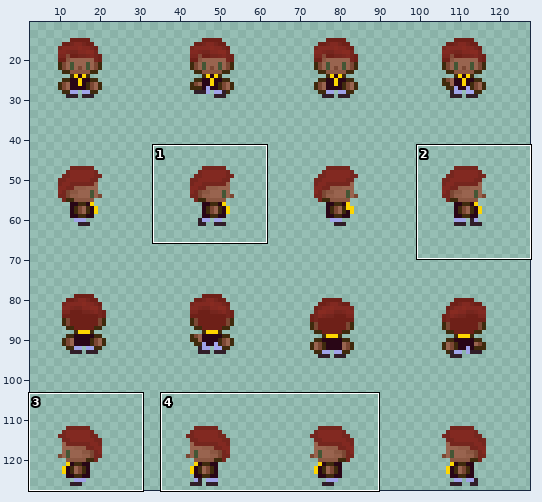
File history of a sprite sheet, images/characters/icons/hero_1.png. Above: a wide view before the commit, with the close-up outlined.
Close-up. The starting point:
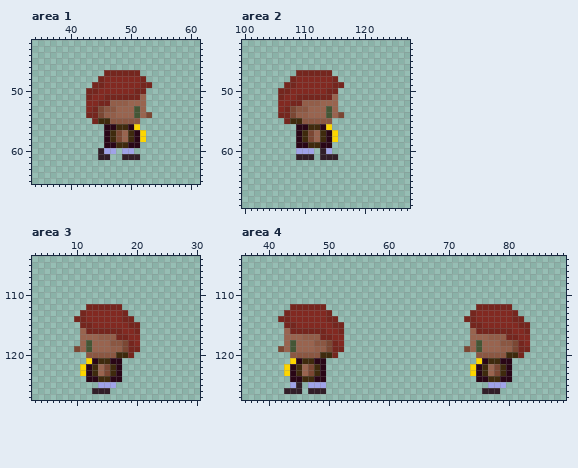
The file is 128x128 pixels. Pixels under 10% opacity are left out. Colours within 5 levels of each other are drawn and written as one. Shown: area 1: x 34..61, y 42..65; area 2: x 100..127, y 42..69; area 3: x 3..30, y 104..127; area 4: x 36..89, y 104..127. The wide view leaves out empty margins. The commit also changed other parts of the picture, which this record leaves out.
The result:
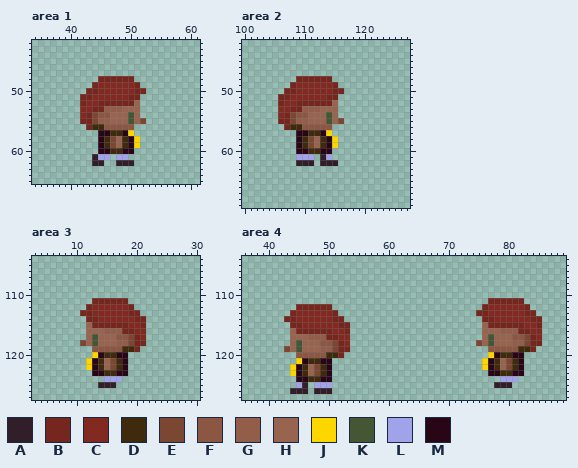
Palette (. is transparent): A #311e28  B #75261e  C #822921  D #3e290cfd  E #7b4733  F #8b5742  G #935e49  H #99644f  J #fdd600  K #445534fd  L #a0a3e9fd  M #290616
The exact change:
Area 1:
y 47: x 46..51 BBBBBB -> ......
y 48: x 46..52 CCCCCCB -> BBBBB..
y 49: x 45 B -> C; x 51..53 CBB -> B..
y 51: x 42 . -> B; x 46..49 BBBB -> CCCC; x 52 H -> .
y 52: x 42 . -> B; x 47..50 GGGH -> BBBB; x 52 H -> .
y 53: x 42 . -> C; x 45..48 EFFH -> BGGG; x 51..52 KH -> H.
y 54: x 42 . -> C; x 44..47 BEGG -> EFFH; x 50..53 HKHE -> KH..
y 55: x 42..52 ..BDDFFFFF. -> BBEGGHHHKHE
y 56: x 43..51 ...MMDDMJ -> BDDFFFFF.
y 57: x 45 . -> M; x 48..52 EHDMJ -> DMJ..
y 58: x 45..52 .MDEHDMJ -> MDEHDMJ.
y 59: x 45..48 .MMD -> MDEH; x 51 M -> J
y 60: x 45..50 ALL.LL -> MMDDMM
y 61: x 44..46 .AA -> ALL; x 48..51 .AAA -> LL..
y 62: x 44..45 .. -> AA; x 48..50 ... -> AAA
Area 2:
y 47: x 109..114 BBBBBB -> ......
y 48: x 108..115 BCCCCCCB -> .BBBBBB.
y 49: x 107 B -> .; x 116 B -> .
y 50: x 106 B -> .; x 108 C -> B; x 114 B -> C; x 116 . -> B
y 51: x 107 C -> B; x 109..113 BBBBB -> CCCCC; x 115 H -> B
y 52: x 106 C -> B; x 108 B -> C; x 110..114 GGGHH -> BBBBB
y 53: x 107..112 BEFFHH -> CBBGGG; x 114 K -> H
y 54: x 106 B -> C; x 109..110 GG -> FF; x 116 E -> .
y 55: x 106 . -> B; x 108..116 DDFFFFF.. -> EGGHHHKHE
y 56: x 107..114 ..MMDDMJ -> BDDFFFFF
y 57: x 110..115 DEHDMJ -> MDDMJ.
y 59: x 110..113 MDDM -> DEHD; x 115 . -> J
y 60: x 109..114 LLL.AL -> MMDDMM
y 61: x 109..111 AAA -> LLL; x 114..115 AA -> L.
y 62: x 109..111 ... -> AAA; x 113..115 ... -> AAA
Area 3:
y 111: x 13..18 ...... -> BBBBBB
y 112: x 13..19 BBBBB.. -> CCCCCCB
y 113: x 12 C -> B; x 18..20 B.. -> CBB
y 114: x 10..13 BBCC -> ..BB; x 18..21 BB.. -> CCBB
y 115: x 11..21 BBCCCCCCBB. -> .HBBBBBBCCB
y 116: x 11..21 HBBBBBBCCB. -> .HHHGGGBBCC
y 117: x 11 H -> .; x 13..21 HGGGBBCC. -> KHHHFFEBC
y 118: x 11..13 HKH -> EHK; x 16..21 FFEBC. -> HGGEBB
y 119: x 10..19 EHKHHHGGEB -> ...FFFFFDD
y 120: x 12..19 FFFFFDDB -> .JMDDMM.
y 121: x 15..18 DMM. -> HEDM
y 122: x 11..18 JMDHEDM. -> .JMDHEDM
y 123: x 11..15 JMDHE -> ..MMD; x 18 . -> M
y 124: x 12..17 MMDDMM -> ...LLL
y 125: x 14..16 LLL -> AAA
y 126: x 13..15 AAA -> ...
Area 4:
y 111: x 77..82 ...... -> BBBBBB
y 112: x 44 B -> .; x 50 . -> B; x 75 B -> .; x 77..83 BBBB... -> CCCCCCB
y 113: x 43..44 BC -> .B; x 50..51 B. -> CB; x 74..76 BCC -> .BB; x 81..84 B... -> CCBB
y 114: x 42 B -> .; x 44 C -> B; x 50 B -> C; x 52 . -> B; x 73..77 BBCCC -> ...BB; x 81..85 BB... -> CCCBB
y 115: x 43 B -> .; x 45 C -> B; x 51 B -> C; x 53 . -> B; x 74..81 BBCCCCCC -> ..HBBBBB; x 83..85 B.. -> CCB
y 116: x 43..44 HB -> .H; x 50 C -> B; x 52..53 B. -> CB; x 74..82 HBBBBBBCC -> ..HHHGGGB; x 84..85 .. -> CC
y 117: x 43 H -> .; x 46 G -> H; x 49 B -> G; x 51 C -> B; x 53 . -> C; x 74..75 HH -> ..; x 77..85 GGGBBCC.. -> KHHHFFEBC
y 118: x 43..45 HKH -> .HK; x 48 F -> H; x 50..53 EBC. -> FEBC; x 74..75 HK -> .E; x 77 H -> K; x 79..85 FFEBC.. -> HHGGEBB
y 119: x 42..45 EHKH -> .EHK; x 48 G -> H; x 50..51 EB -> GE; x 53 . -> B; x 73..84 EHKHHHGGEBB. -> ....FFFFFDDB
y 120: x 44 F -> .; x 49 D -> F; x 51..52 B. -> DB; x 75..79 FFFFF -> ..JMD; x 81..82 DB -> MM
y 121: x 44..46 JMD -> .JM; x 48 M -> D; x 50 . -> M; x 75..77 JMD -> .JM; x 79..82 MM.. -> HEDM
y 122: x 43..50 JMDHEDM. -> .JMDHEDM; x 74..82 JMDHEDM.. -> ..JMDHEDM
y 123: x 43..50 JMDHEDM. -> .JMDHEDM; x 74..78 JMDHE -> ...MM; x 80..82 M.. -> DMM
y 124: x 44 M -> .; x 46 D -> M; x 48 M -> D; x 50 . -> M; x 75..81 MMDDMM. -> ....LLL
y 125: x 44..47 LA.L -> .LA.; x 50 . -> L; x 77..80 LLL. -> .AAA
y 126: x 43 A -> .; x 46..47 .A -> A.; x 50 . -> A; x 76..78 AAA -> ...
Boxes around the changes in both close-ups, in picture pixels (x1, y1, x2, y2):
changed: (80, 70, 152, 166)
changed: (278, 70, 344, 166)
changed: (74, 298, 146, 394)
changed: (464, 298, 542, 394)
changed: (278, 304, 350, 394)
